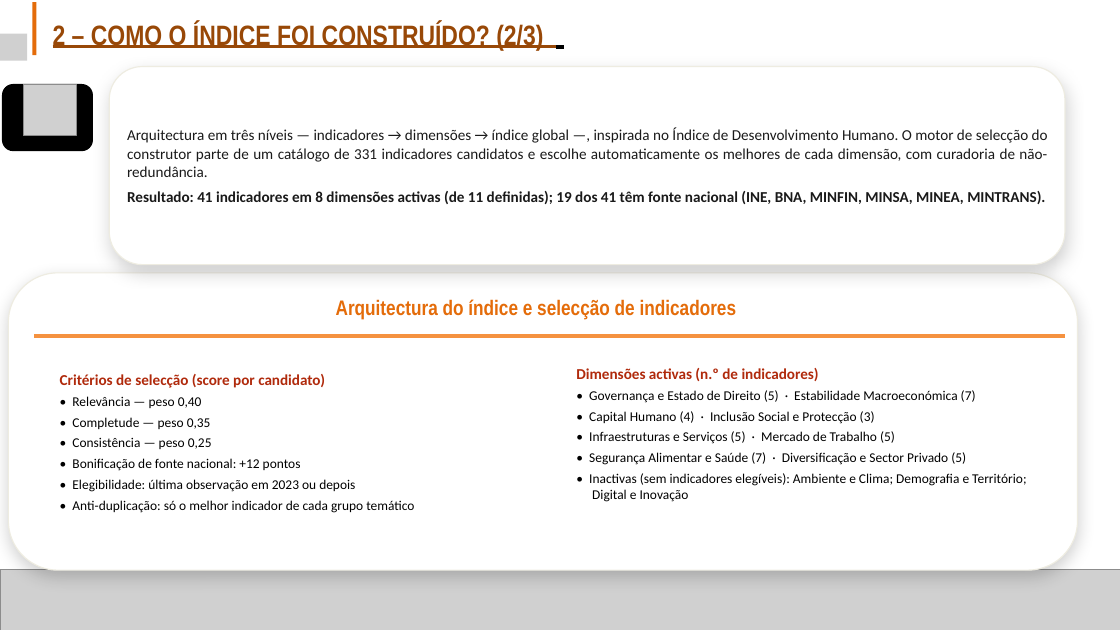
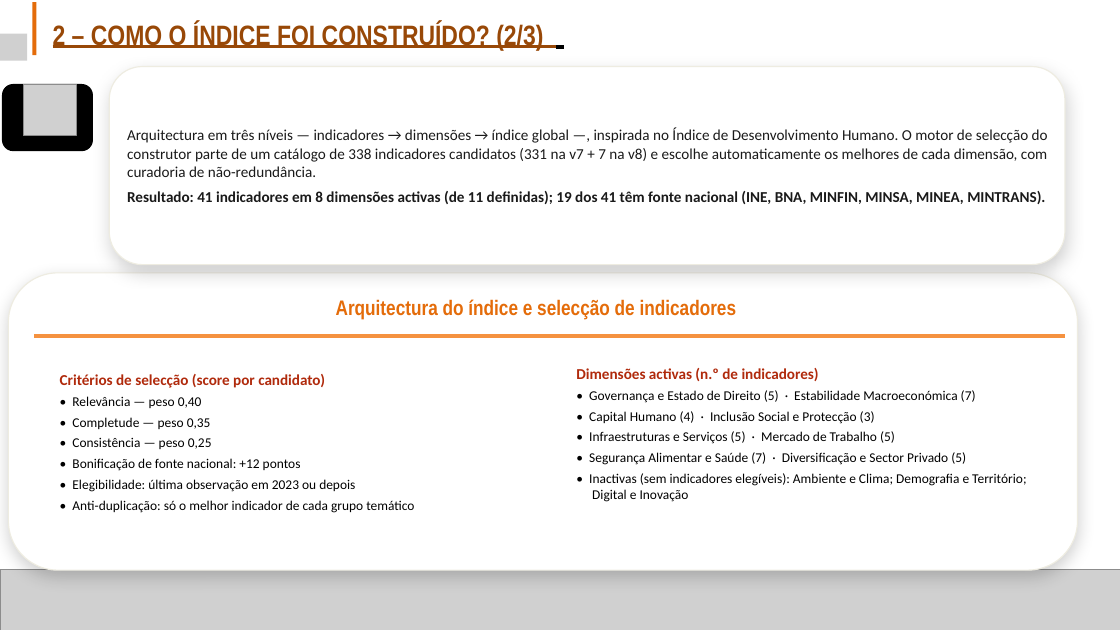
Before and after one commit to DMSILVA87/bda-indice, a slide deck: slide 5 of Versão Final/Finalíssima/files/IGDA_Evolucao_CEX_v10.pptx. Drawn at 1120x630 pixels with LibreOffice and Linux fonts; fonts in the diff are those of the drawing; grey boxes stand for pictures. Boxes give left, top, right and bottom in pixels: in the first picture for what was removed or moved away, otherwise in the second. Text is boxed around its words. In the diff, an @@ line names an element or a change of style, - is before the commit and + after.

```diff
--- a/Versão Final/Finalíssima/files/IGDA_Evolucao_CEX_v10.pptx
+++ b/Versão Final/Finalíssima/files/IGDA_Evolucao_CEX_v10.pptx
@@ text in rounded rectangle at [127, 127, 1048, 177]: text changed @@
-Arquitectura em três níveis — indicadores → dimensões → índice global —, inspirada no Índice de Desenvolvimento Humano. O motor de selecção do construtor parte de um catálogo de 331 indicadores candidatos e escolhe automaticamente os melhores de cada dimensão, com curadoria de não-redundância.
+Arquitectura em três níveis — indicadores → dimensões → índice global —, inspirada no Índice de Desenvolvimento Humano. O motor de selecção do construtor parte de um catálogo de 338 indicadores candidatos (331 na v7 + 7 na v8) e escolhe automaticamente os melhores de cada dimensão, com curadoria de não-redundância.
```
Also in this commit, not shown: 8 other slides changed, 18 other files.
